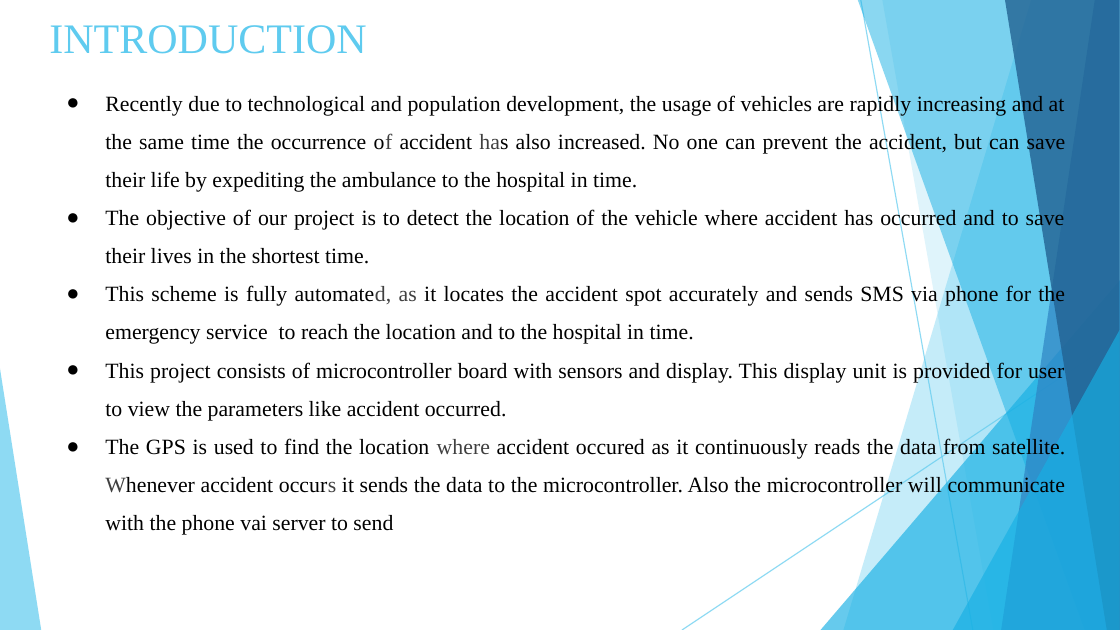
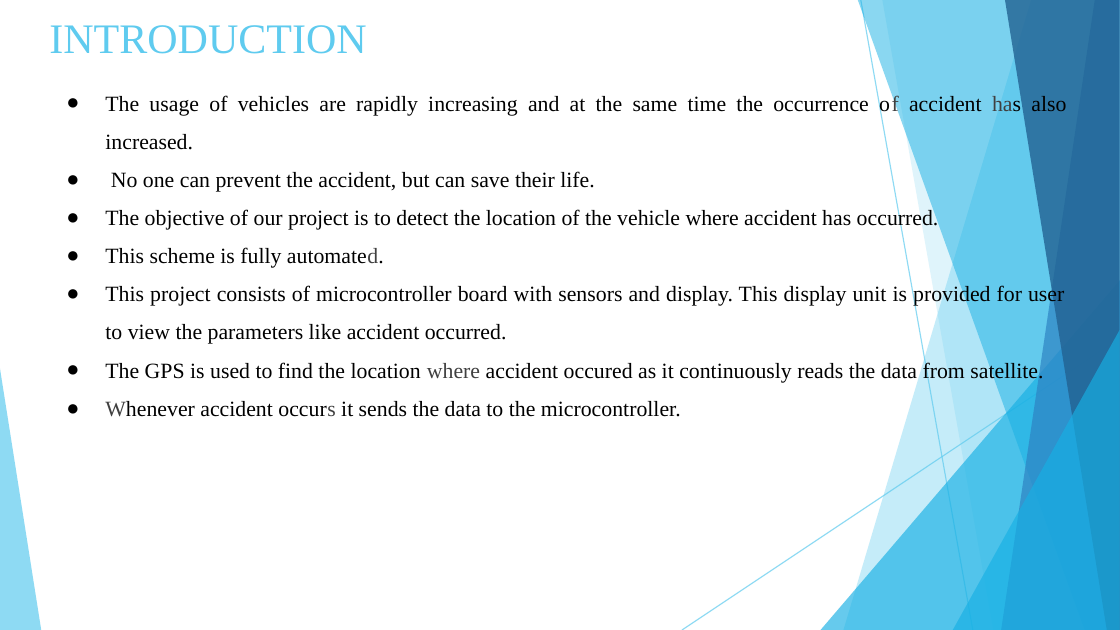
Before and after one commit to Sampanna-T/Major_Project, a slide deck: slide 2 of Doc/Major_Project.pptx. Drawn at 1120x630 pixels with LibreOffice and Linux fonts; fonts in the diff are those of the drawing. Boxes give left, top, right and bottom in pixels: in the first picture for what was removed or moved away, otherwise in the second. Text is boxed around its words. In the diff, an @@ line names an element or a change of style, - is before the commit and + after.

```diff
--- a/Doc/Major_Project.pptx
+++ b/Doc/Major_Project.pptx
@@ text at (105, 94, 1066, 268): text changed @@
-● Recently due to technological and population development, the usage of vehicles are rapidly increasing and at the same time the occurrence of accident has also increased. No one can prevent the accident, but can save their life by expediting the ambulance to the hospital in time.
-● The objective of our project is to detect the location of the vehicle where accident has occurred and to save their lives in the shortest time.
-● This scheme is fully automated, as it locates the accident spot accurately and sends SMS via phone for the emergency service to reach the location and to the hospital in time.
+● The usage of vehicles are rapidly increasing and at the same time the occurrence of accident has also increased.
+● No one can prevent the accident, but can save their life.
+● The objective of our project is to detect the location of the vehicle where accident has occurred.
+● This scheme is fully automated.
@@ text at (105, 361, 1043, 417): text changed @@
-● The GPS is used to find the location where accident occured as it continuously reads the data from satellite. Whenever accident occurs it sends the data to the microcontroller. Also the microcontroller will communicate with the phone vai server to send
+● The GPS is used to find the location where accident occured as it continuously reads the data from satellite.
+● Whenever accident occurs it sends the data to the microcontroller.
```
Also in this commit, not shown: 14 other slides changed, 5 slides removed, 1 other file.
